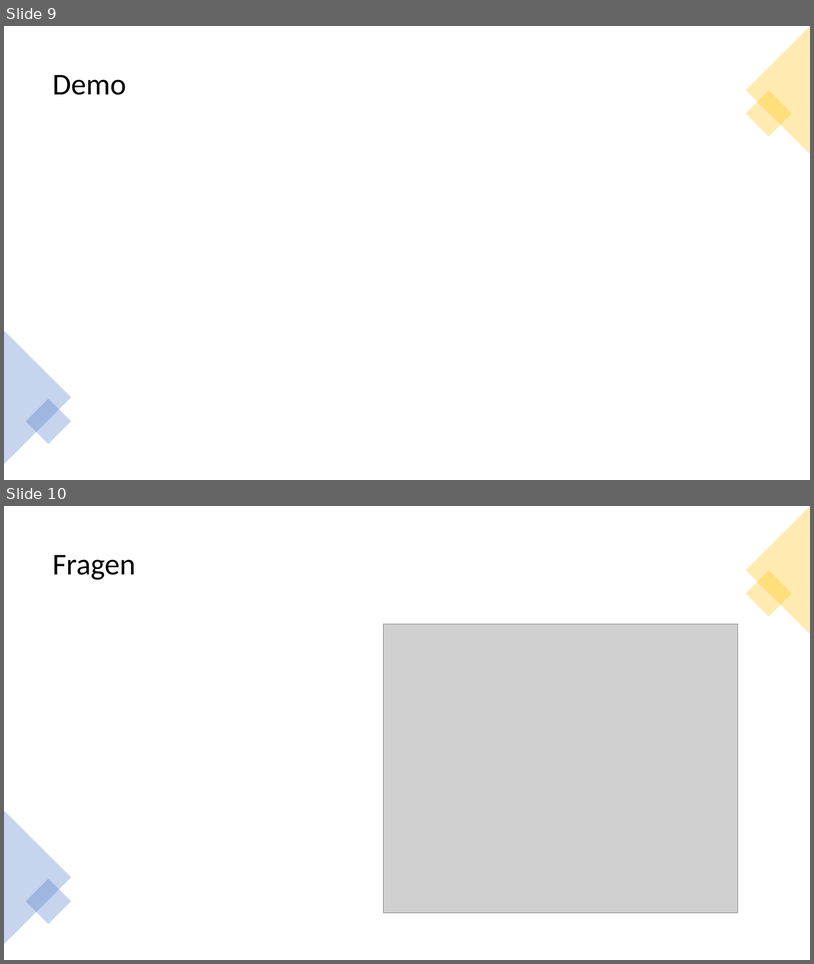
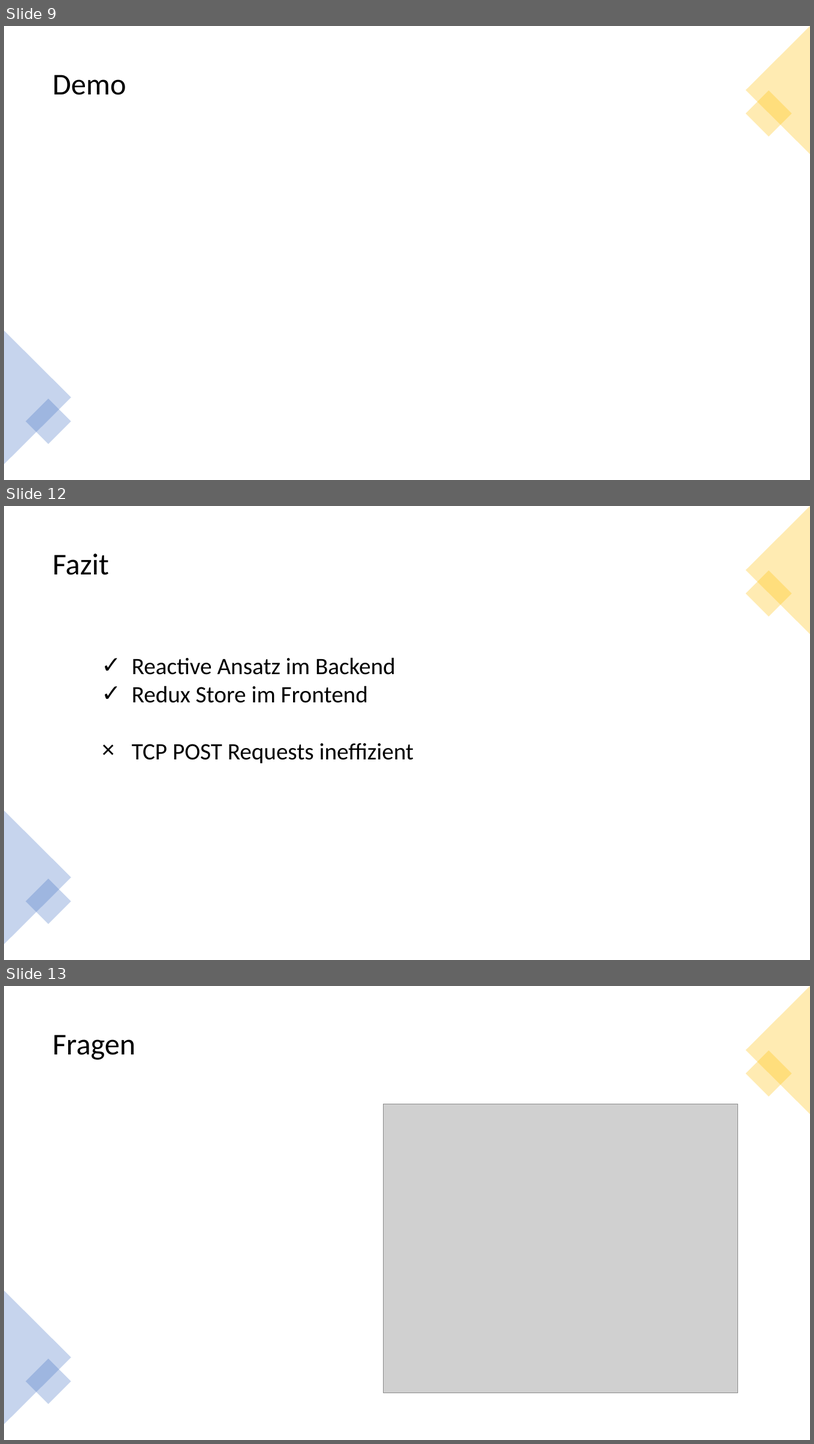
Before and after one commit to FHNW-WODSS-FS22/team-document-KZellweger, a slide deck: documentation/presentations/woweb_schmucki_villing_zellweger_schlusspräsentation.pptx. Shown one above the other, each under a label of ours: slides 9 and 10 before the commit, slides 9, 12 and 13 after it; the slides between them are not shown. The pictures are 814x964 and 814x1444 pixels, drawn with LibreOffice and Linux fonts; fonts in the diff are those of the drawing; grey boxes stand for pictures. Boxes give left, top, right and bottom in pixels: in the first picture for what was removed or moved away, otherwise in the second. Text is boxed around its words. In the diff, an @@ line names an element or a change of style, - is before the commit and + after.

```diff
--- a/documentation/presentations/woweb_schmucki_villing_zellweger_schlusspräsentation.pptx
+++ b/documentation/presentations/woweb_schmucki_villing_zellweger_schlusspräsentation.pptx
@@ slide 12 added at (4,506,810,960), background #FFFFFF @@
@@ triangle added at (746,506,810,634), fill #FFC000 at 30% opacity @@
@@ text added at (53,553,109,575), 36 pt, text #000000 @@
+Fazit
@@ rectangle added at (746,571,792,617), fill #FFC000 at 30% opacity @@
@@ text added at (132,657,414,763), 28 pt, text #000000 @@
+✓ Reactive Ansatz im Backend
+✓ Redux Store im Frontend
+× TCP POST Requests ineffizient
@@ triangle added at (4,810,71,944), fill #4472C4 at 30% opacity @@
@@ rectangle added at (26,878,71,924), fill #4472C4 at 30% opacity @@
@@ what was slide 10 is now slide 13 @@
```
Also in this commit, not shown: 2 slides changed, 2 other slides added, 2 slides removed, 1 other file.
